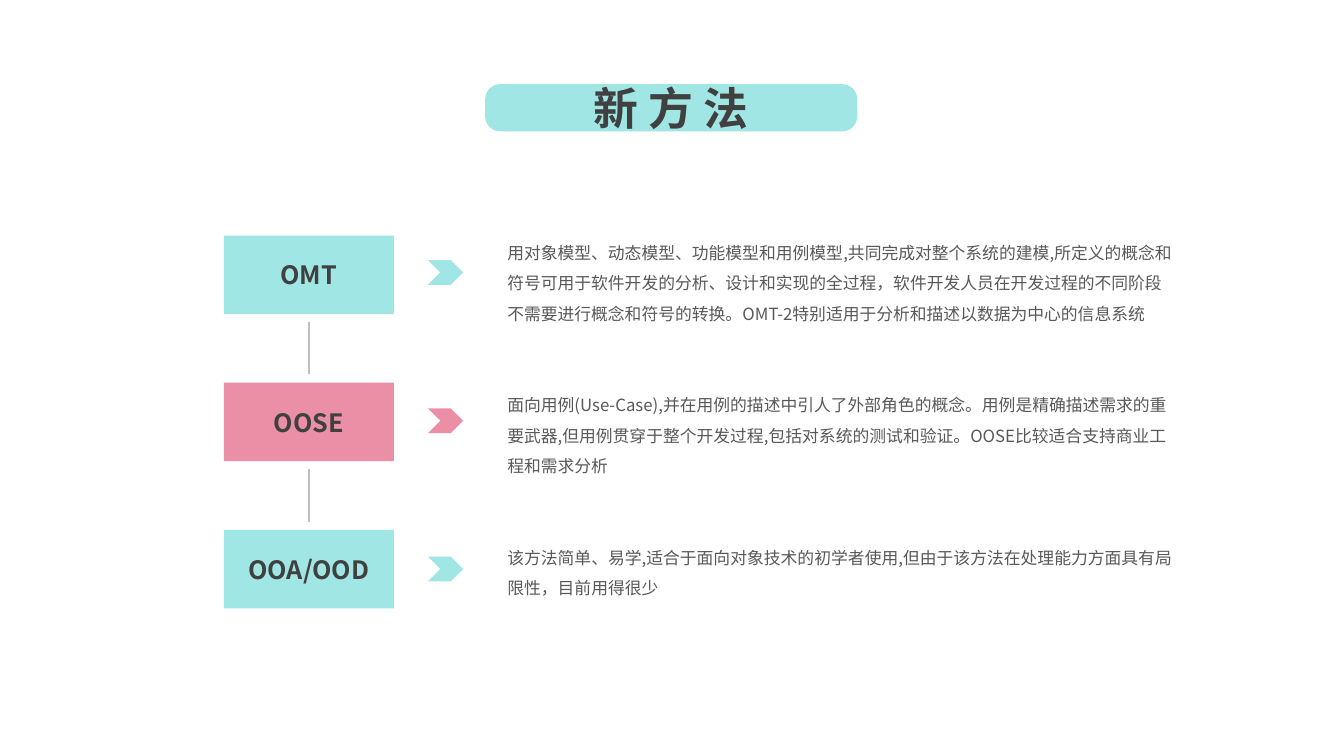
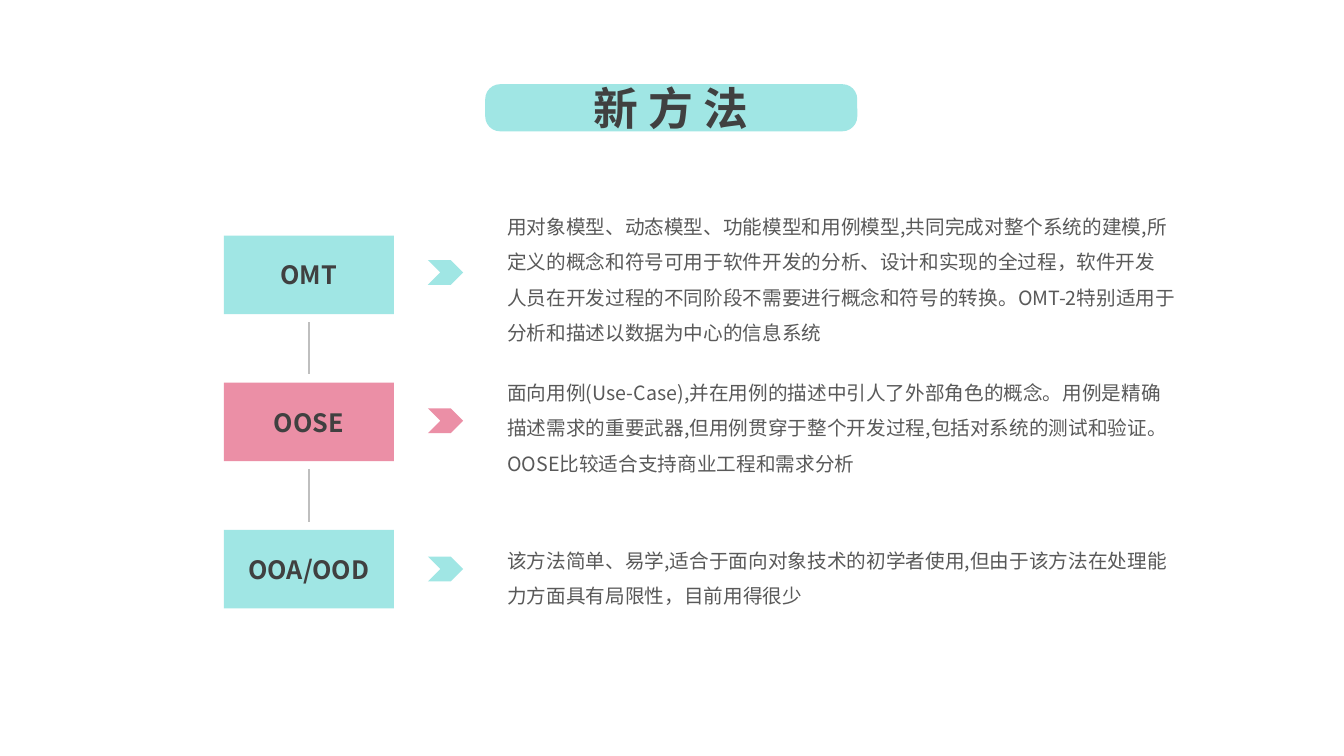
Before and after one commit to lenovo-wu/G016ZUCC-SRA2022, a slide deck: slide 9 of 翻转课堂/翻转课堂.pptx. Drawn at 1344x756 pixels with LibreOffice and Linux fonts; fonts in the diff are those of the drawing; background and template pictures are left out. Boxes give left, top, right and bottom in pixels: in the first picture for what was removed or moved away, otherwise in the second. Text is boxed around its words. In the diff, an @@ line names an element or a change of style, - is before the commit and + after.

```diff
--- a/翻转课堂/翻转课堂.pptx
+++ b/翻转课堂/翻转课堂.pptx
@@ size 12 to 14 pt in 3 elements at [507,551,1167,605], [507,383,1167,473], [507,217,1175,307] @@
@@ text "用对象模型、动态模型、功能模型和用例模型,共同完成对整个系统的建模,所定义的概念和符号可用于软件开发的分析、设计和实现的 ...": place and size @@
-text "用对象模型、动态模型、功能模型和用例模型,共同完成对整个系统的建模,所定义的概念和符号可用于软件开发的分析、设计和实现的 ..." at [507,245,1171,322]
+text "用对象模型、动态模型、功能模型和用例模型,共同完成对整个系统的建模,所定义的概念和符号可用于软件开发的分析、设计和实现的 ..." at [507,217,1175,307]
@@ text "面向用例(Use-Case),并在用例的描述中引人了外部角色的概念。用例是精确描述需求的重要武器,但用例贯穿于整个开发过 ...": place and size @@
-text "面向用例(Use-Case),并在用例的描述中引人了外部角色的概念。用例是精确描述需求的重要武器,但用例贯穿于整个开发过 ..." at [507,397,1166,445]
+text "面向用例(Use-Case),并在用例的描述中引人了外部角色的概念。用例是精确描述需求的重要武器,但用例贯穿于整个开发过 ..." at [507,383,1167,473]
```
Also in this commit, not shown: 5 other slides changed, 1 slide added.
